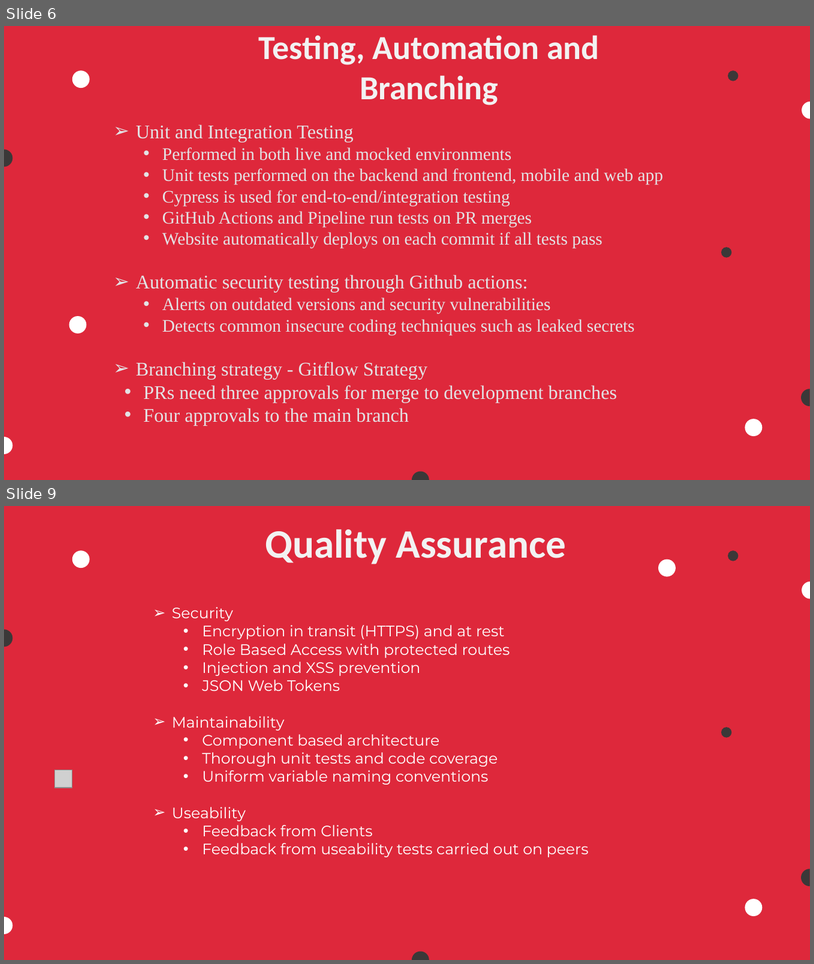
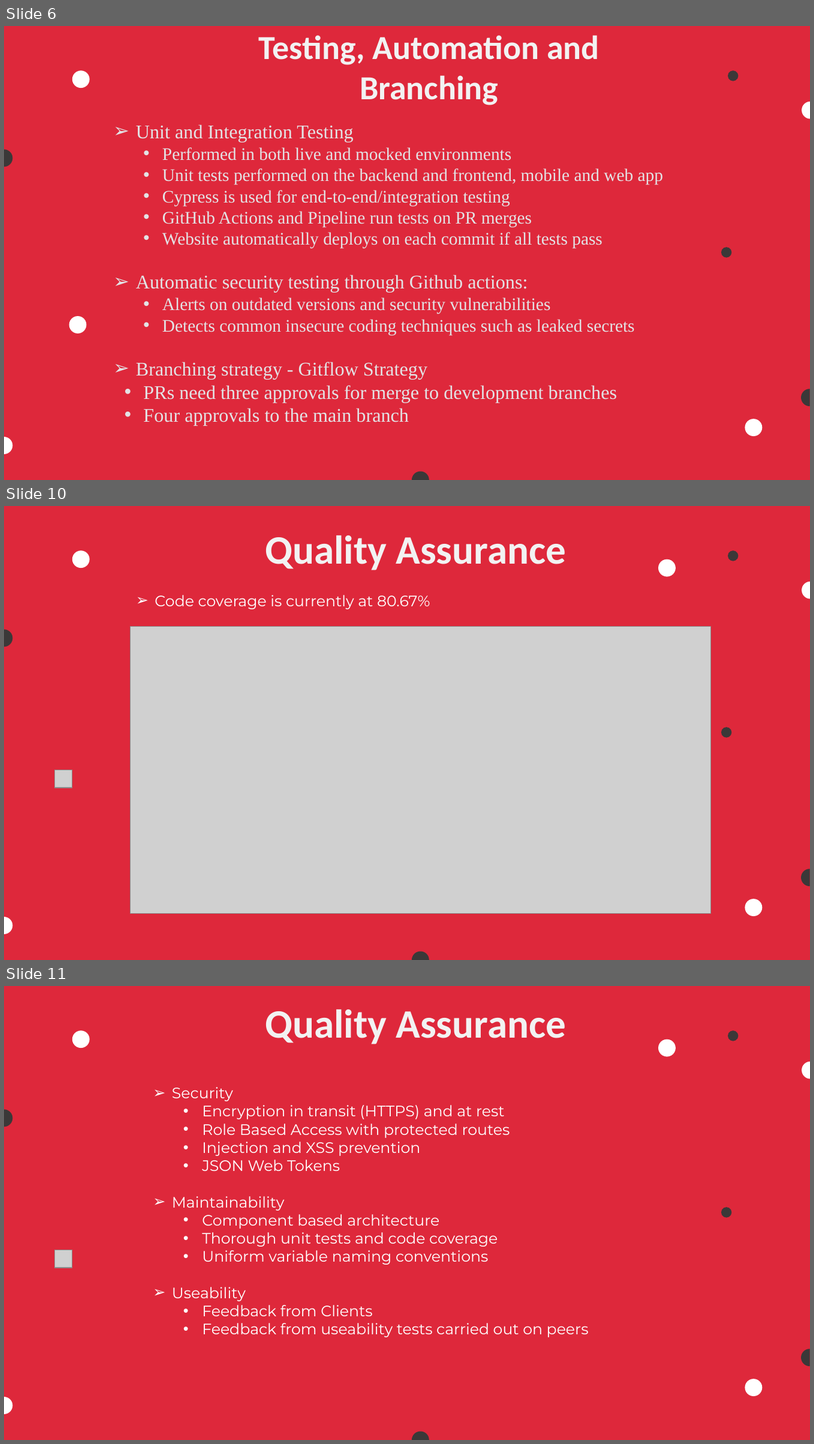
Before and after one commit to COS301-SE-2023/Pronto, a slide deck: Documentation/Demo 4 documents/Demo 4 Slideshow.pptx. Shown one above the other, each under a label of ours: slides 6 and 9 before the commit, slides 6, 10 and 11 after it; the slides between them are not shown. The pictures are 814x964 and 814x1444 pixels, drawn with LibreOffice and Linux fonts; fonts in the diff are those of the drawing; grey boxes stand for pictures; background and template pictures are left out. Boxes give left, top, right and bottom in pixels: in the first picture for what was removed or moved away, otherwise in the second. Text is boxed around its words. In the diff, an @@ line names an element or a change of style, - is before the commit and + after.

```diff
--- a/Documentation/Demo 4 documents/Demo 4 Slideshow.pptx
+++ b/Documentation/Demo 4 documents/Demo 4 Slideshow.pptx
@@ slide 10 added at bbox=[4, 506, 810, 960], background #DE283B @@
@@ text added at bbox=[265, 535, 566, 570], 48 pt, text #F2F2F2, bold @@
+Quality Assurance
@@ ellipse added at bbox=[72, 551, 90, 568], fill #FFFFFF @@
@@ ellipse added at bbox=[659, 559, 676, 577], fill #FFFFFF @@
@@ ellipse added at bbox=[728, 551, 738, 561], fill #3B3838 @@
@@ text added at bbox=[155, 595, 430, 609], 18 pt, text #FFFFFF @@
+➢ Code coverage is currently at 80.67%
@@ freeform shape added at bbox=[803, 582, 810, 599], fill #FFFFFF @@
@@ freeform shape added at bbox=[4, 630, 12, 647], fill #3B3838 @@
@@ picture added at bbox=[130, 627, 711, 913] @@
@@ ellipse added at bbox=[722, 727, 732, 737], fill #3B3838 @@
@@ picture added at bbox=[55, 770, 72, 787] @@
@@ freeform shape added at bbox=[802, 868, 810, 886], fill #3B3838 @@
@@ ellipse added at bbox=[746, 898, 763, 916], fill #FFFFFF @@
@@ freeform shape added at bbox=[4, 917, 12, 934], fill #FFFFFF @@
@@ freeform shape added at bbox=[412, 951, 429, 960], fill #3B3838 @@
@@ what was slide 9 is now slide 11 @@
```
Also in this commit, not shown: 5 slides changed, 1 other slide added, 1 other file.
